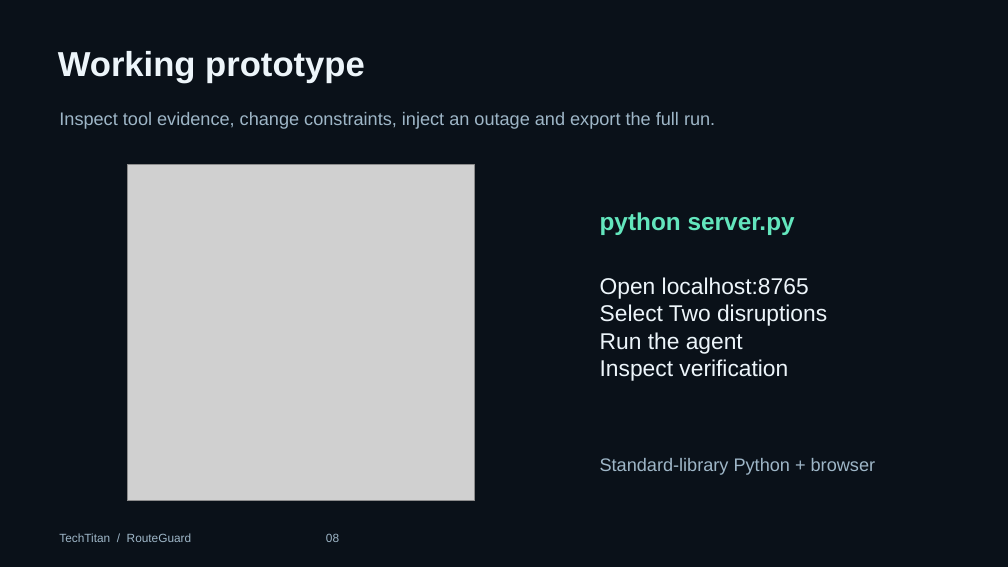
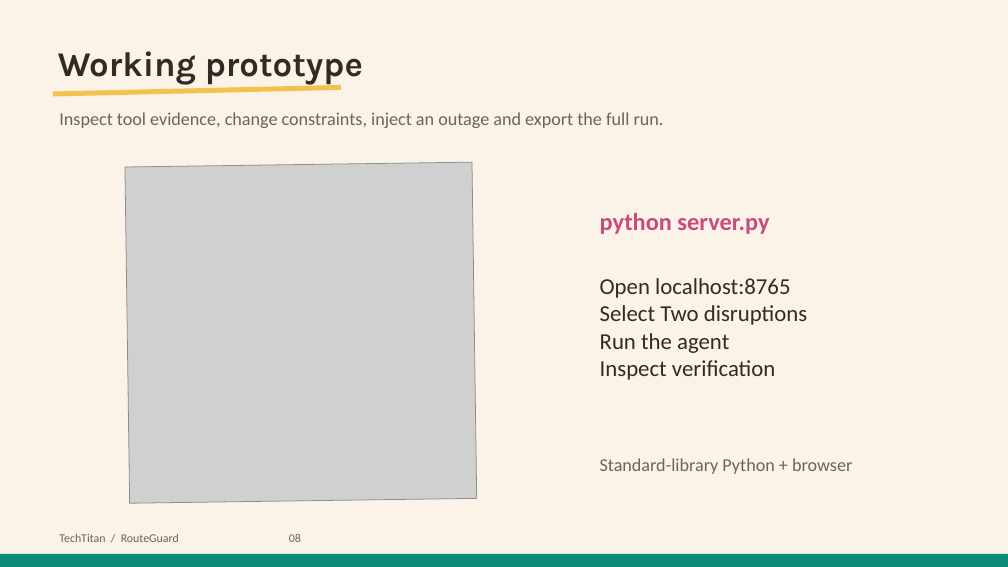
Before and after one commit to realgauravvyas/TechTitan-RouteGuard-Agentic, a slide deck: slide 8 of submission/TechTitan_presentation_agentic.pptx. Drawn at 1008x567 pixels with LibreOffice and Linux fonts; fonts in the diff are those of the drawing; grey boxes stand for pictures. Boxes give left, top, right and bottom in pixels: in the first picture for what was removed or moved away, otherwise in the second. Text is boxed around its words. In the diff, an @@ line names an element or a change of style, - is before the commit and + after.

```diff
--- a/submission/TechTitan_presentation_agentic.pptx
+++ b/submission/TechTitan_presentation_agentic.pptx
@@ background #0A1119 to #FBF3E7 @@
@@ text "Working prototype" at [58,51,363,84]: font Arial to Karla, text colour #EDF5FA to #322B24 @@
@@ rectangle added at [53,85,341,97], fill #F2C14E @@
@@ picture at [125,162,476,504]: rotation 0 to 359 degrees @@
@@ text "python server.py" at [600,213,769,234]: font Arial to Calibri, text colour #63E6BD to #C64C7D @@
@@ text "Open localhost:8765" at [600,278,807,380]: font Arial to Calibri, text colour #EDF5FA to #322B24 @@
@@ font Arial to Calibri, text colour #9EB6C7 to #6E6455 in 3 elements at [59,112,664,128], [59,534,301,542], [600,458,852,474] @@
@@ rectangle added at [0,554,1008,567], fill #0E8A78 @@
```
Also in this commit, not shown: 9 other slides changed, 1 other file.
